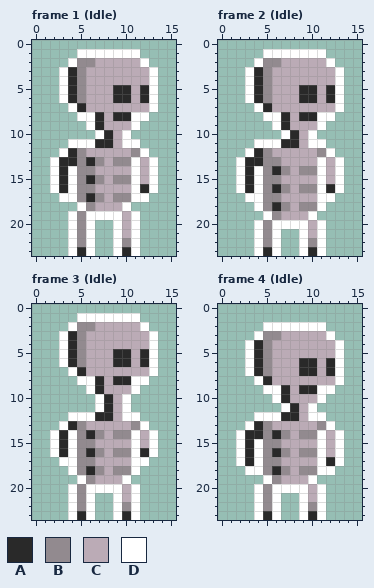
A pixel-art file gets an edit: Assets/Sprites/skeleton.aseprite. That is the earlier state.
16x24 pixels, 7 frames. Shown: frame 1 (Idle), frame 2 (Idle), frame 3 (Idle), frame 4 (Idle). The commit also changed other frames, which this record leaves out.
Palette (. is transparent): A #292929  B #928a8f  C #bbabb6  D #ffffff
Pixels before, frame 1 (Idle), first column x 2:
 1 ...DDDDDDD..
 2 ..DBBCCCCCD.
 3 .DABCCCCCCCD
 4 .DABCCCCCCCD
 5 .DABCCCAACAD
 6 .DABCCCAACAD
 7 ..DACCCCCCCD
 8 ...DDACAADD.
 9 ....DACCCD..
10 .....DACD...
11 ..DDDAACDD..
12 .DABCCCCCBD.
13 DAABABCBBDCD
14 DADBBCCCCDCD
15 DADBABCBBDCD
16 DADBBCCCCDAD
17 .DDBABCBBDD.
18 ...DBCCCD...
19 ..DBDDDDCD..
20 ..DBD..DCD..
21 ..DBD..DCD..
22 ..DBD..DBD..
23 ..DAD..DAD..
Pixels before, frame 2 (Idle), first column x 2:
 1 ...DDDDDDD..
 2 ..DBBCCCCCD.
 3 .DABCCCCCCCD
 4 .DABCCCCCCCD
 5 .DABCCCAACAD
 6 .DABCCCAACAD
 7 ..DACCCCCCCD
 8 ...DDACAADD.
 9 ....DACCCD..
10 .....DACD...
11 ..DDDAACDD..
12 .DABCCCCCBD.
13 DAABBCCCCDCD
14 DADBABCBBDCD
15 DADBBCCCCDCD
16 DADBABCBBDAD
17 .DDBBCCCCDD.
18 ..DBABCBBD..
19 ...DBCCCD...
20 ..DBDDDDCD..
21 ..DBD..DCD..
22 ..DBD..DBD..
23 ..DAD..DAD..
Pixels before, frame 3 (Idle), first column x 2:
 1 ...DDDDDDD..
 2 ..DBBCCCCCD.
 3 .DABCCCCCCCD
 4 .DABCCCCCCCD
 5 .DABCCCAACAD
 6 .DABCCCAACAD
 7 ..DACCCCCCCD
 8 ...DDACAADD.
 9 ....DACCCD..
10 .....DACD...
11 .....DACD...
12 ..DDDAACDD..
13 .DABCCCCCBD.
14 DADBABCBBDCD
15 DADBBCCCCDCD
16 DADBABCBBDAD
17 .DDBBCCCCDD.
18 ..DBABCBBD..
19 ...DBCCCD...
20 ..DBDDDDCD..
21 ..DBD..DCD..
22 ..DBD..DBD..
23 ..DAD..DAD..
Pixels before, frame 4 (Idle), first column x 2:
 2 ...DDDDDDD..
 3 ..DBBCCCCCD.
 4 .DABCCCCCCCD
 5 .DABCCCCCCCD
 6 .DABCCCAACAD
 7 .DABCCCAACAD
 8 ..DACCCCCCCD
 9 ...DDACAADD.
10 ....DACCCD..
11 .....DACD...
12 ..DDDAACDD..
13 .DABCCCCCBD.
14 DAABABCBBDCD
15 DADBBCCCCDCD
16 DADBABCBBDCD
17 DADBBCCCCDAD
18 .DDBABCBBDD.
19 ...DBCCCD...
20 ..DBDDDDCD..
21 ..DBD..DCD..
22 ..DBD..DBD..
23 ..DAD..DAD..
Once edited:
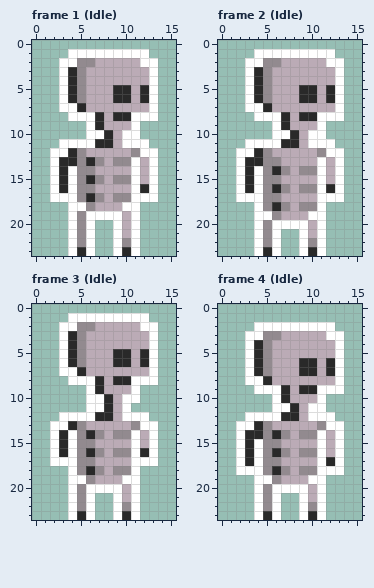
The edit:
Changed rows in their new state; - is an unchanged pixel.
Frame 1 (Idle):
first column x 3:
 1 -D-------D-
 2 D---------D
first column x 2:
 7 -D----------
 8 --D--------D
10 ----D----D--
11 -D--------D-
12 D----------D
first column x 2:
17 D----------D
18 --D------D--
Frame 2 (Idle):
first column x 3:
 1 -D-------D-
 2 D---------D
first column x 2:
 7 -D----------
 8 --D--------D
10 ----D----D--
11 -D--------D-
12 D----------D
first column x 2:
17 D----------D
19 --D------D--
Frame 3 (Idle):
first column x 3:
 1 -D-------D-
 2 D---------D
first column x 2:
 7 -D----------
 8 --D--------D
10 ----D----D--
11 ----D-------
12 -D--------D-
13 D----------D
first column x 2:
17 D----------D
19 --D------D--
Frame 4 (Idle):
first column x 3:
 2 -D-------D-
 3 D---------D
first column x 2:
 8 -D----------
 9 --D--------D
11 ----D----D--
12 -D--------D-
13 D----------D
first column x 2:
18 D----------D
19 --D------D--
